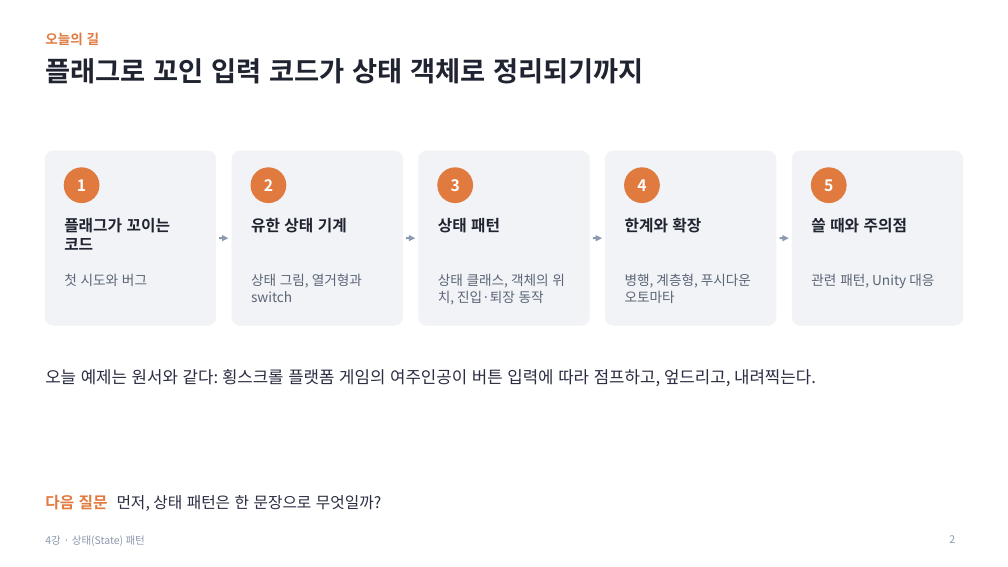
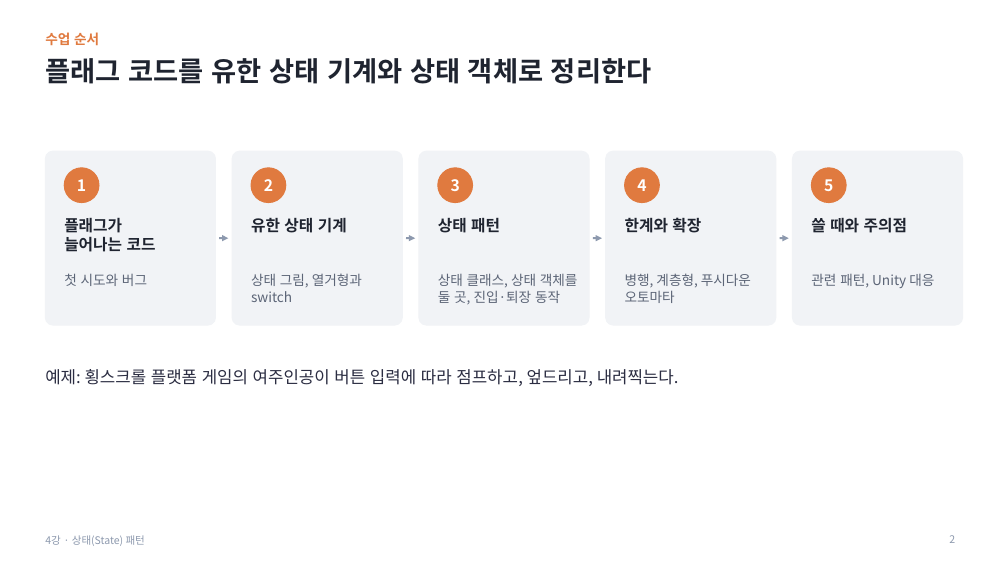
Before and after one commit to Meerkat-GMD/MiniTactics_Student, a slide deck: slide 2 of MiniTactics_Student_Lesson4/04차시_상태_패턴_수업자료.pptx. Drawn at 1008x567 pixels with LibreOffice and Linux fonts; fonts in the diff are those of the drawing. Boxes give left, top, right and bottom in pixels: in the first picture for what was removed or moved away, otherwise in the second. Text is boxed around its words. In the diff, an @@ line names an element or a change of style, - is before the commit and + after.

```diff
--- a/MiniTactics_Student_Lesson4/04차시_상태_패턴_수업자료.pptx
+++ b/MiniTactics_Student_Lesson4/04차시_상태_패턴_수업자료.pptx
@@ title at box(45, 58, 651, 84): text changed @@
-플래그로 꼬인 입력 코드가 상태 객체로 정리되기까지
+플래그 코드를 유한 상태 기계와 상태 객체로 정리한다
@@ text at box(45, 32, 99, 46): text changed @@
-오늘의 길
+수업 순서
@@ text at box(64, 217, 156, 252): text changed @@
-플래그가 꼬이는
-코드
+플래그가
+늘어나는 코드
@@ text at box(438, 273, 578, 305): text changed @@
-상태 클래스, 객체의 위치, 진입·퇴장 동작
+상태 클래스, 상태 객체를 둘 곳, 진입·퇴장 동작
@@ text at box(45, 369, 679, 386): text changed @@
-오늘 예제는 원서와 같다: 횡스크롤 플랫폼 게임의 여주인공이 버튼 입력에 따라 점프하고, 엎드리고, 내려찍는다.
+예제: 횡스크롤 플랫폼 게임의 여주인공이 버튼 입력에 따라 점프하고, 엎드리고, 내려찍는다.
@@ text removed at box(45, 495, 382, 511) @@
-다음 질문 먼저, 상태 패턴은 한 문장으로 무엇일까?
```
Also in this commit, not shown: 30 other slides changed, 11 other files.
